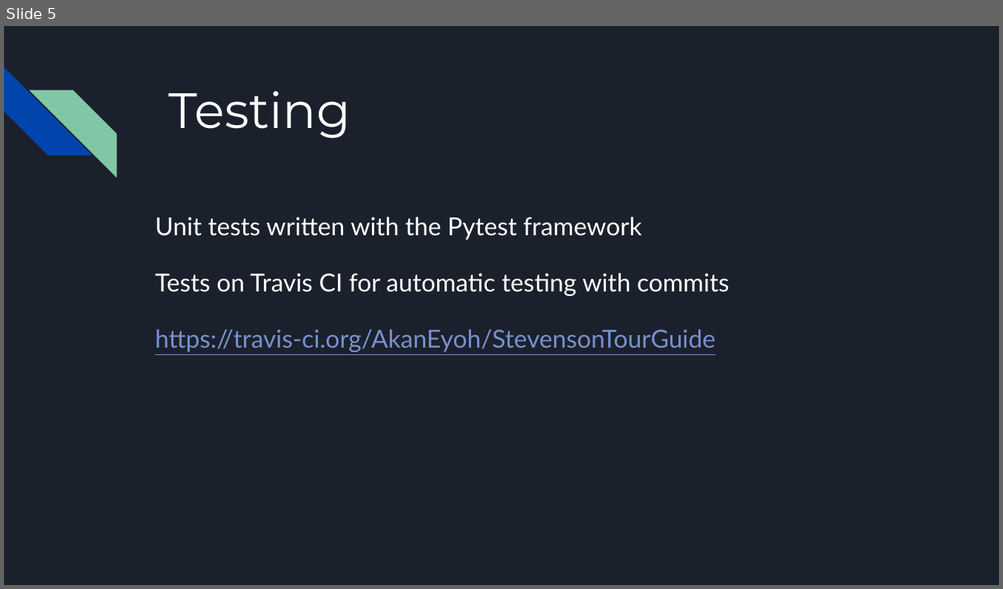
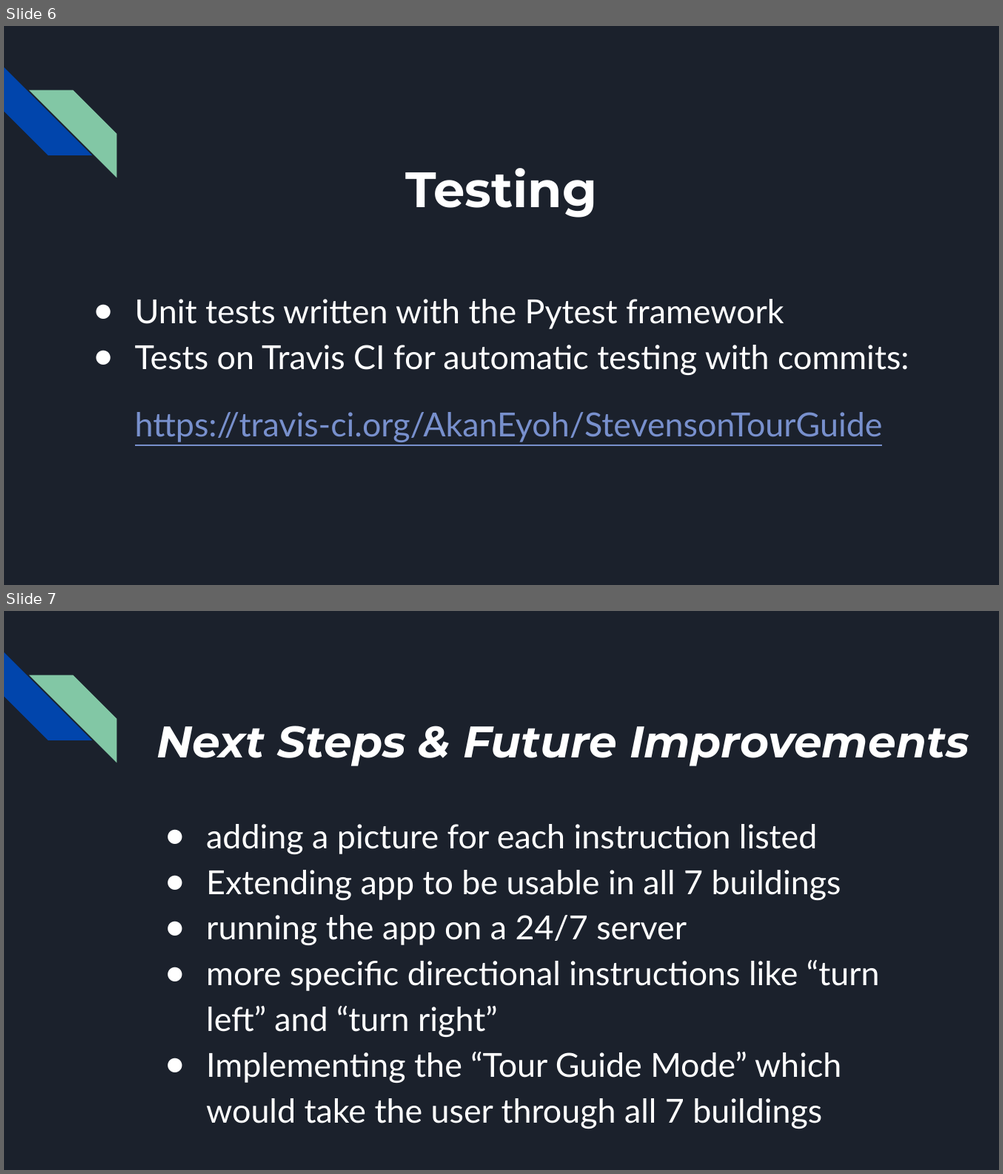
Before and after one commit to AkanEyoh/StevensonTourGuide, a slide deck: final_presentation.pptx. Shown one above the other, each under a label of ours: slide 5 before the commit, slides 6 and 7 after it. The pictures are 1003x589 and 1003x1174 pixels, drawn with LibreOffice and Linux fonts; fonts in the diff are those of the drawing. Boxes give left, top, right and bottom in pixels: in the first picture for what was removed or moved away, otherwise in the second. Text is boxed around its words. In the diff, an @@ line names an element or a change of style, - is before the commit and + after.

```diff
--- a/final_presentation.pptx
+++ b/final_presentation.pptx
@@ slide 7 added at [4, 611, 999, 1170], background #1B212C; not listed: 2 template elements that a slide beside it also shows @@
@@ title added at [156, 726, 969, 766], 32 pt, text #FFFFFF, bold, italic @@
+Next Steps & Future Improvements
@@ text added at [206, 824, 879, 1129], 24 pt, text #FFFFFF @@
+● adding a picture for each instruction listed
+● Extending app to be usable in all 7 buildings
+● running the app on a 24/7 server
+● more specific directional instructions like “turn left” and “turn right”
+● Implementing the “Tour Guide Mode” which would take the user through all 7 buildings
@@ what was slide 5 is now slide 6 @@
@@ slide 6 changed as well @@
@@ title "Testing": place and size @@
-title "Testing" at [169, 91, 350, 138]
+title "Testing" at [405, 168, 597, 218]
@@ title "Testing" at [405, 168, 597, 218]: bold on; alignment left to centre @@
@@ text "Unit tests written with the ...": place and size @@
-text "Unit tests written with the ..." at [155, 217, 729, 352]
+text "Unit tests written with the ..." at [135, 299, 908, 443]
@@ text at [135, 299, 882, 443]: size 18 to 24 pt in "Unit tests written with the Pytest framework", "https://travis-ci.org/AkanEyoh/StevensonTourGuide"; bullet none to ●; indent changed @@
@@ text at [135, 345, 908, 375]: text changed; size 18 to 24 pt @@
-Tests on Travis CI for automatic testing with commits
+● Tests on Travis CI for automatic testing with commits:
```
Also in this commit, not shown: 3 other slides changed, 2 other slides added, 1 slide removed, 6 other files.
